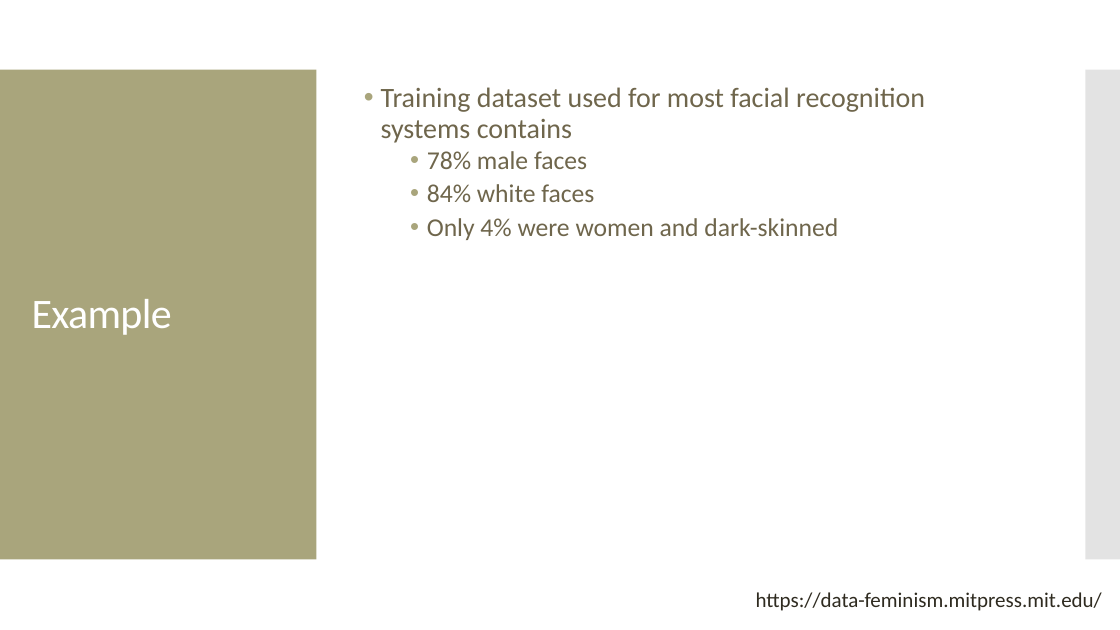
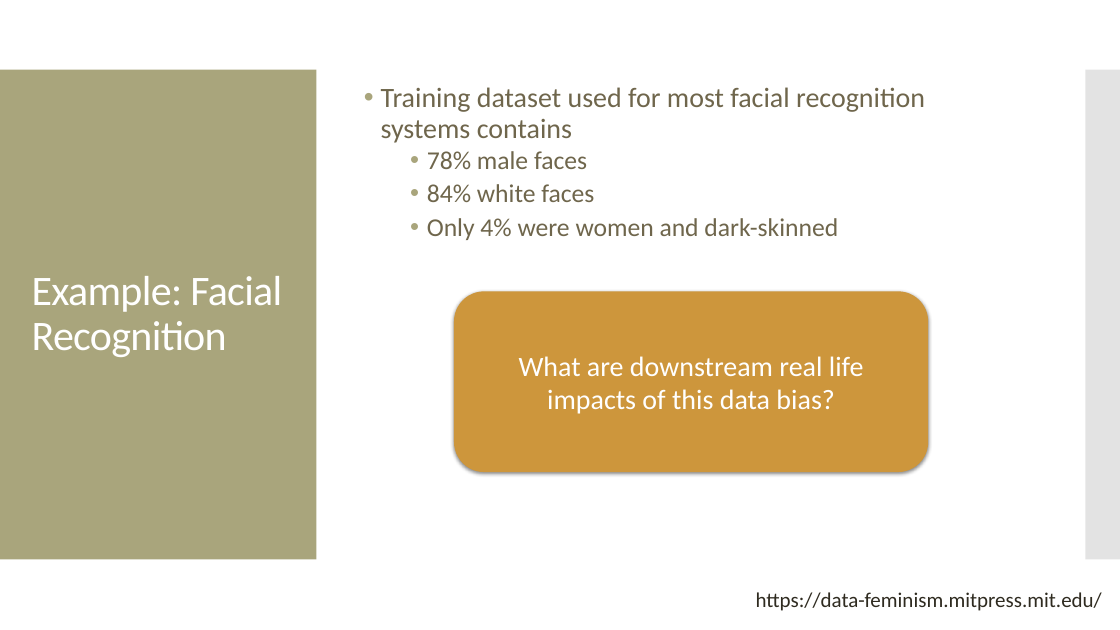
Before and after one commit to amosca01/SDS-CSC109, a slide deck: slide 14 of slides/02-data-feminism.pptx (slide 13 before the commit). Drawn at 1120x630 pixels with LibreOffice and Linux fonts; fonts in the diff are those of the drawing. Boxes give left, top, right and bottom in pixels: in the first picture for what was removed or moved away, otherwise in the second. Text is boxed around its words. In the diff, an @@ line names an element or a change of style, - is before the commit and + after.

```diff
--- a/slides/02-data-feminism.pptx
+++ b/slides/02-data-feminism.pptx
@@ title at bbox=[32, 276, 282, 357]: text changed @@
-Example
+Example: Facial Recognition
@@ rounded rectangle added at bbox=[455, 292, 929, 472], fill #CE963C, 24 pt, text #FFFFFF @@
+What are downstream real life impacts of this data bias?
```
Also in this commit, not shown: 4 other slides changed, 2 slides added, 1 slide removed, 6 other files.
